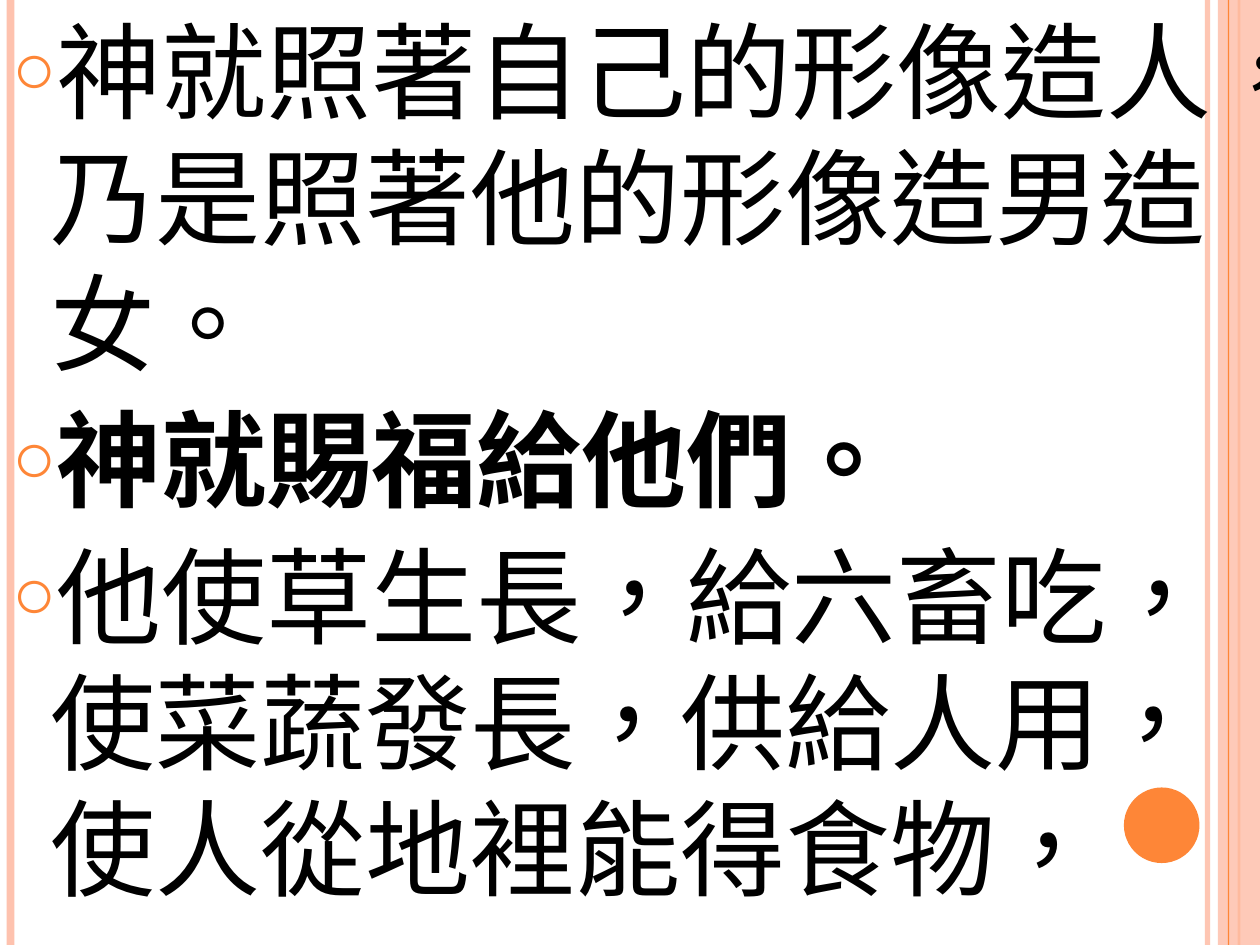
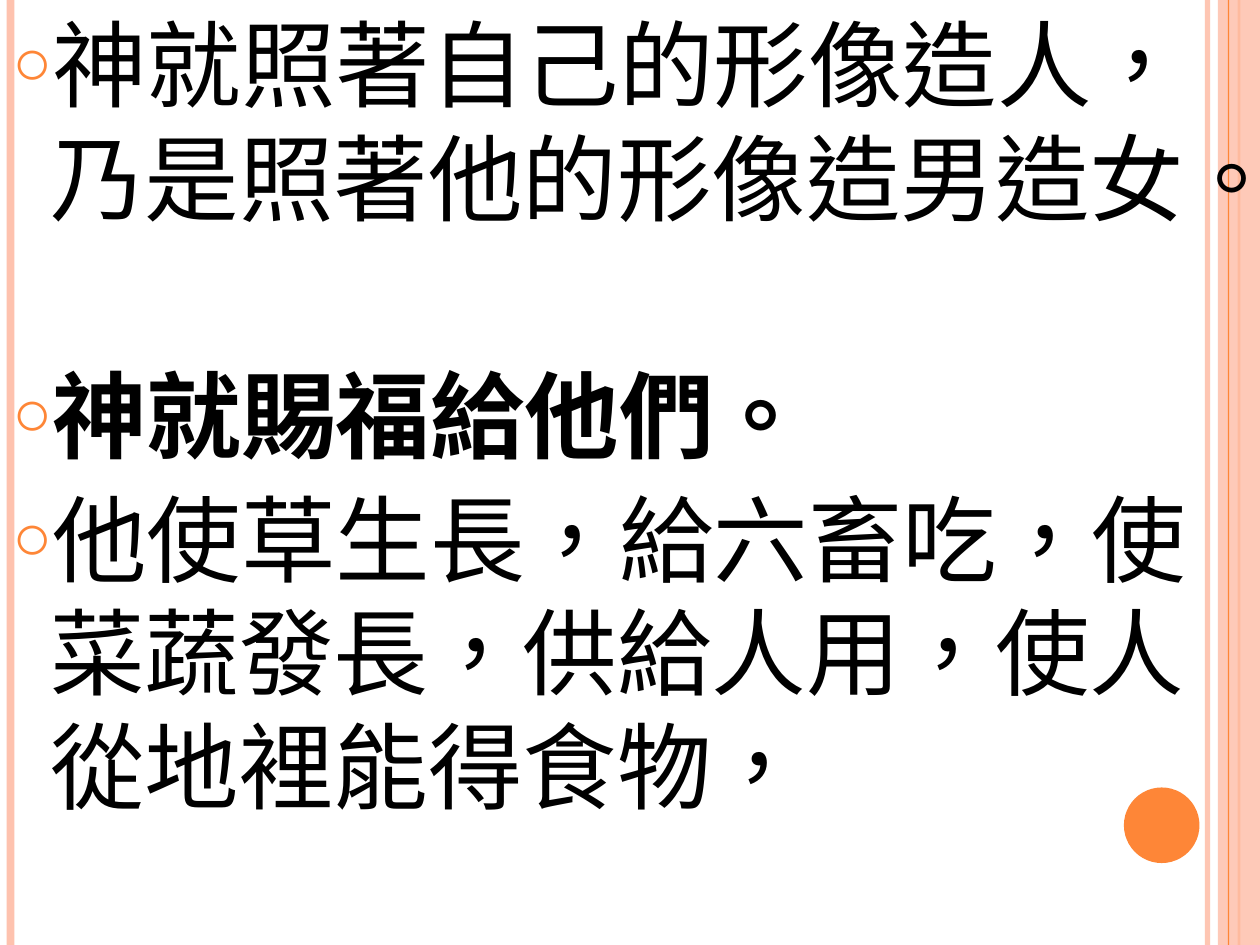
Before and after one commit to batisuoc/worship-resources, a slide deck: slide 4 of 2奇妙作為.pptx (slide 5 before the commit). Drawn at 1260x945 pixels with LibreOffice and Linux fonts; fonts in the diff are those of the drawing. Boxes give left, top, right and bottom in pixels: in the first picture for what was removed or moved away, otherwise in the second. Text is boxed around its words. In the diff, an @@ line names an element or a change of style, - is before the commit and + after.

```diff
--- a/2奇妙作為.pptx
+++ b/2奇妙作為.pptx
@@ text "神就照著自己的形像造人，乃是照著他的形像造男造女。" at <box>50,20,1260,810</box>: size 60 to 54 pt @@
```
Also in this commit, not shown: 3 other slides changed, 1 slide removed, 8 other files.
